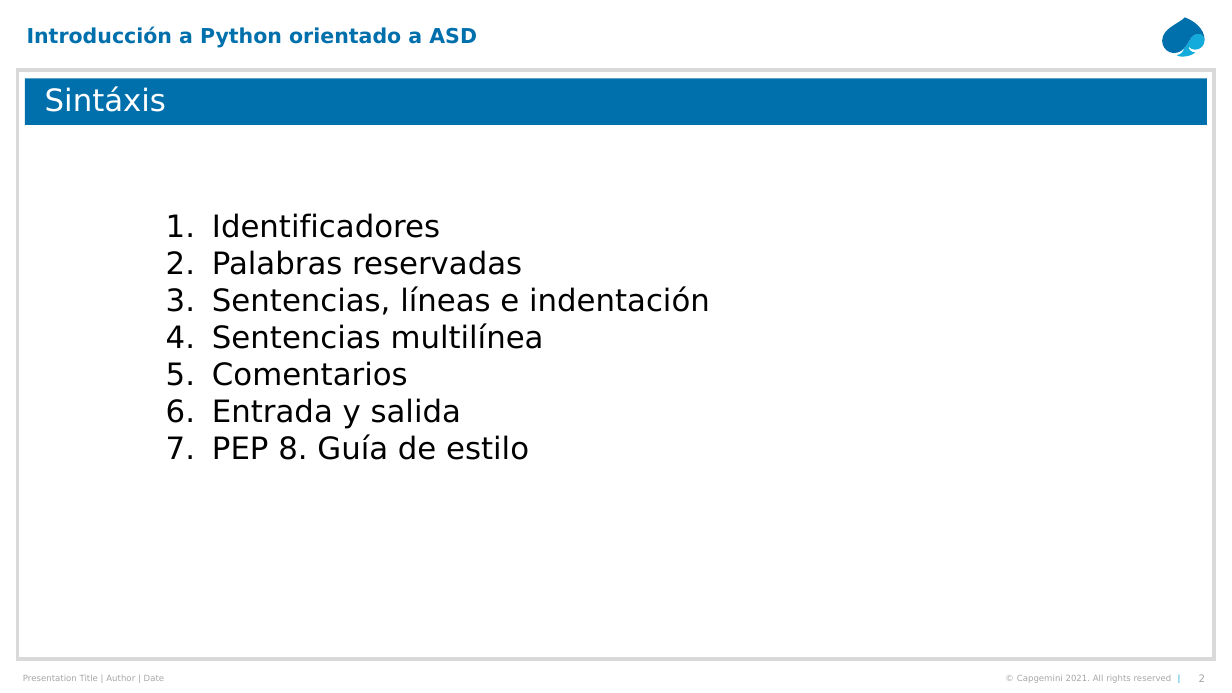
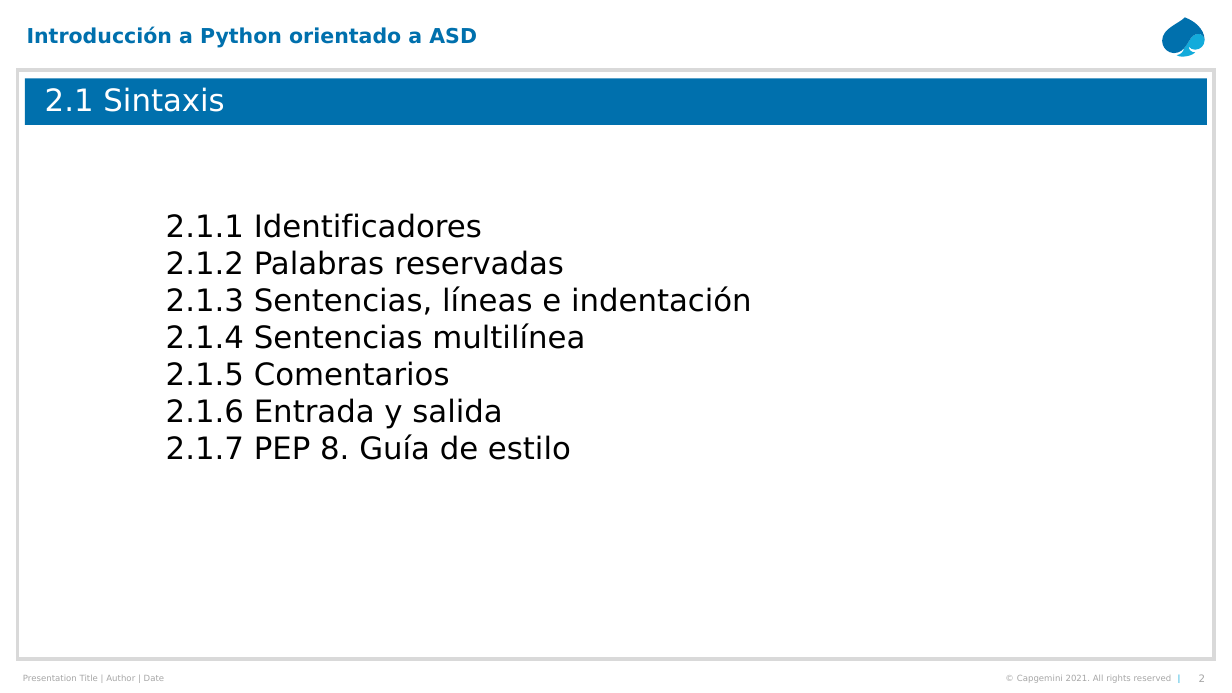
Before and after one commit to jacandau/introduccion-python, a slide deck: slide 2 of presentaciones/02-TiposBasicosSintaxisFunciones.pptx. Drawn at 1232x693 pixels with LibreOffice and Linux fonts; fonts in the diff are those of the drawing. Boxes give left, top, right and bottom in pixels: in the first picture for what was removed or moved away, otherwise in the second. Text is boxed around its words. In the diff, an @@ line names an element or a change of style, - is before the commit and + after.

```diff
--- a/presentaciones/02-TiposBasicosSintaxisFunciones.pptx
+++ b/presentaciones/02-TiposBasicosSintaxisFunciones.pptx
@@ title at bbox=[45, 87, 224, 112]: text changed @@
-Sintáxis
+2.1 Sintaxis
@@ text at bbox=[166, 213, 752, 460]: text changed @@
-  1. Identificadores
-  2. Palabras reservadas
-  3. Sentencias, líneas e indentación
-  4. Sentencias multilínea
-  5. Comentarios
-  6. Entrada y salida
-  7. PEP 8. Guía de estilo
+  2.1.1 Identificadores
+  2.1.2 Palabras reservadas
+  2.1.3 Sentencias, líneas e indentación
+  2.1.4 Sentencias multilínea
+  2.1.5 Comentarios
+  2.1.6 Entrada y salida
+  2.1.7 PEP 8. Guía de estilo
```
Also in this commit, not shown: 2 other slides changed, 3 other files.
